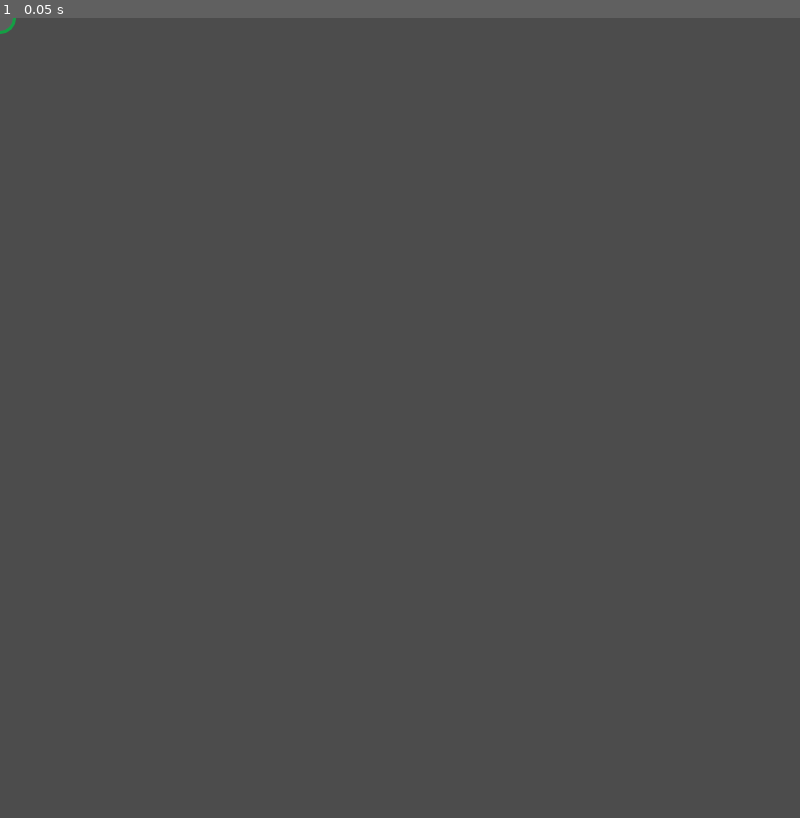
Above: before the commit, frame 1.
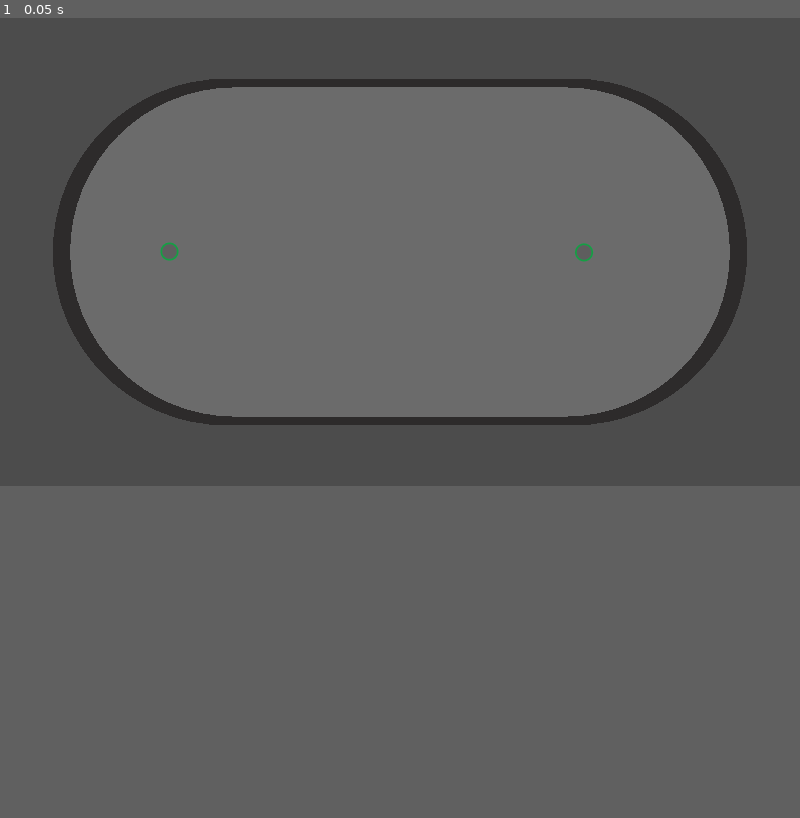
Above: after the commit, the same moment.

Repository: jcornaz/go-godot-jam-2
Game: Godot game, scene res://game/Arena.tscn
The game is run twice, just before and just after one commit, with the same random seed, the same clock (stepped at 60 frames per second) and the same inputs. Before the commit the project starts from res://game/Player.tscn.
Inputs:
- Up to frame 1 (0.05 s): no input
In our replay, the window is 800x800 before the commit and 800x468 after it. These sizes can differ from the game's own. Grey fills any space a smaller window leaves; there, only what the larger window draws over its background counts as a difference.

The runs differ from the first frame. In frame 1, 33% of the frame differs, in the area x 0-94%, y 0-51%.

Commit message:
add hitboxes to the arena

Diff:
--- a/game/Arena.tscn
+++ b/game/Arena.tscn
@@ -9,14 +9,20 @@
 
 [node name="Arena" type="Node2D"]
 
-[node name="RingTexture" type="Polygon2D" parent="."]
+[node name="Textures" type="Node2D" parent="."]
+__meta__ = {
+"_edit_group_": true,
+"_edit_lock_": true
+}
+
+[node name="RingTexture" type="Polygon2D" parent="Textures"]
 rotation = 1.5708
 color = Color( 0.180392, 0.172549, 0.172549, 1 )
 polygon = PoolVector2Array( 400, 400, 398.074, 439.207, 392.314, 478.036, 382.776, 516.114, 369.552, 553.073, 352.768,  …(1141 unchanged characters)…
 script = ExtResource( 1 )
 shape = SubResource( 1 )
 
-[node name="BattleGroundTexture" type="Polygon2D" parent="."]
+[node name="BattleGroundTexture" type="Polygon2D" parent="Textures"]
 rotation = 1.5708
 scale = Vector2( 0.95, 0.95 )
 color = Color( 0.423529, 0.423529, 0.423529, 1 )
@@ -30,3 +36,25 @@
 [node name="Player2" parent="." instance=ExtResource( 2 )]
 position = Vector2( 424, 1 )
 player_id = 2
+
+[node name="Camera2D" type="Camera2D" parent="."]
+current = true
+
+[node name="StaticBody2D" type="StaticBody2D" parent="."]
+visible = false
+__meta__ = {
+"_edit_group_": true,
+"_edit_lock_": true
+}
+
+[node name="UpperBound" type="CollisionPolygon2D" parent="StaticBody2D"]
+polygon = PoolVector2Array( -408, -461, -396, -382, 421, -382, 431, -456 )
+
+[node name="LowerBound" type="CollisionPolygon2D" parent="StaticBody2D"]
+polygon = PoolVector2Array( -387, 380, 418, 379, 474, 493, -437, 483 )
+
+[node name="LeftBound" type="CollisionPolygon2D" parent="StaticBody2D"]
+polygon = PoolVector2Array( -399, -382, -503, -365, -598, -315, -677, -243, -727, -164, -757, -67, -761, 50, -738, 140, -691, 224, -628, 295, -538, 350, -454, 377, -385, 381, -427, 455, -812, 330, -866, -1, -759, -350, -407, -461 )
+
+[node name="RightBound" type="CollisionPolygon2D" parent="StaticBody2D"]
+polygon = PoolVector2Array( 419, -384, 525, -355, 604, -312, 674, -247, 722, -179, 751, -94, 763, -1, 753, 96, 719, 178, 676, 247, 612, 307, 516, 358, 417, 380, 474, 495, 854, 326, 852, -290, 431, -453 )
--- a/project.godot
+++ b/project.godot
@@ -21,12 +21,13 @@
 [application]
 
 config/name="Elemental Wisps"
-run/main_scene="res://game/Player.tscn"
+run/main_scene="res://game/Arena.tscn"
 config/icon="res://icon.png"
 
 [display]
 
-window/size/height=1024
+window/size/width=1843
+window/size/height=1080
 window/stretch/mode="2d"
 window/stretch/aspect="keep"
 
